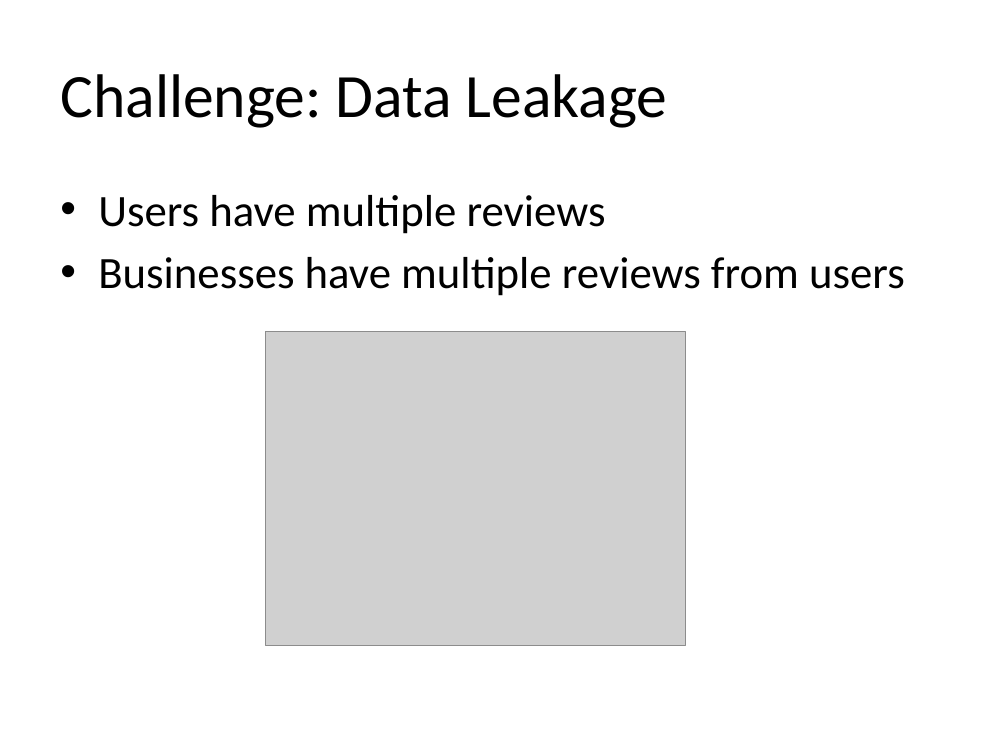
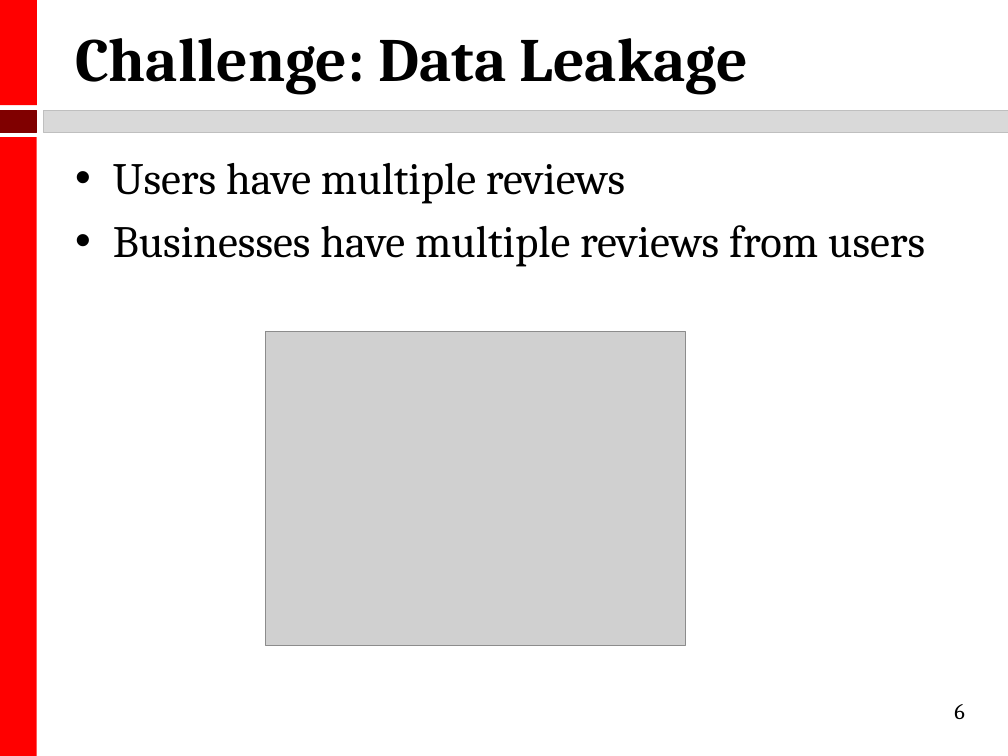
Before and after one commit to kmhoo/AdvancedMLProject, a slide deck: slide 6 of advML_final_presentation.pptx. Drawn at 1008x756 pixels with LibreOffice and Linux fonts; fonts in the diff are those of the drawing; grey boxes stand for pictures. Boxes give left, top, right and bottom in pixels: in the first picture for what was removed or moved away, otherwise in the second. Text is boxed around its words. In the diff, an @@ line names an element or a change of style, - is before the commit and + after.

```diff
--- a/advML_final_presentation.pptx
+++ b/advML_final_presentation.pptx
@@ title "Challenge: Data Leakage" moved from (x1=60, y1=74, x2=668, y2=128) to (x1=75, y1=38, x2=748, y2=94) @@
@@ title "Challenge: Data Leakage" at (x1=75, y1=38, x2=748, y2=94): font Calibri to Cambria, bold on @@
@@ group added at (x1=0, y1=0, x2=1008, y2=756): 4 rectangles @@
@@ text "Users have multiple reviews" moved from (x1=98, y1=195, x2=905, y2=296) to (x1=113, y1=163, x2=925, y2=267) @@
@@ text "Users have multiple reviews" at (x1=113, y1=163, x2=925, y2=267): font Calibri to Cambria @@
@@ page number added at (x1=954, y1=704, x2=965, y2=719), 16 pt, text #000000 @@
+6
```
Also in this commit, not shown: 8 other slides changed, 2 slides removed.
